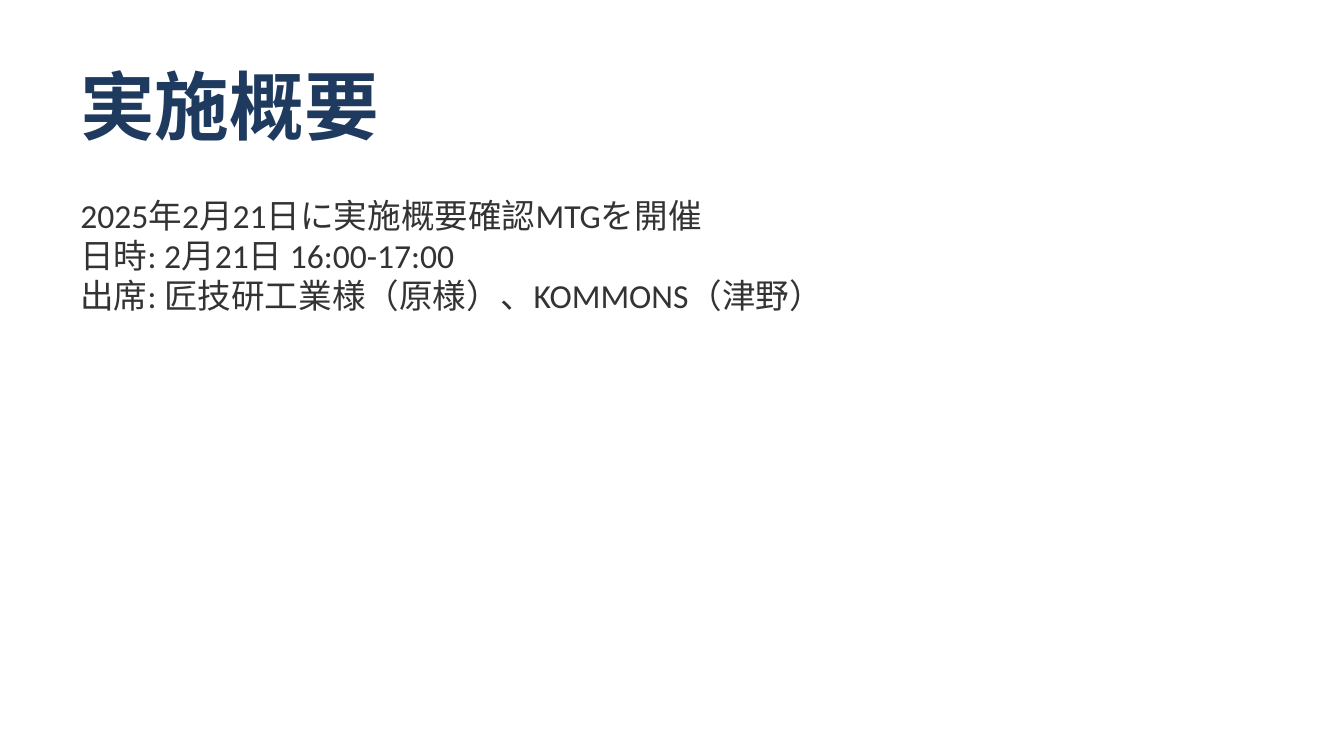
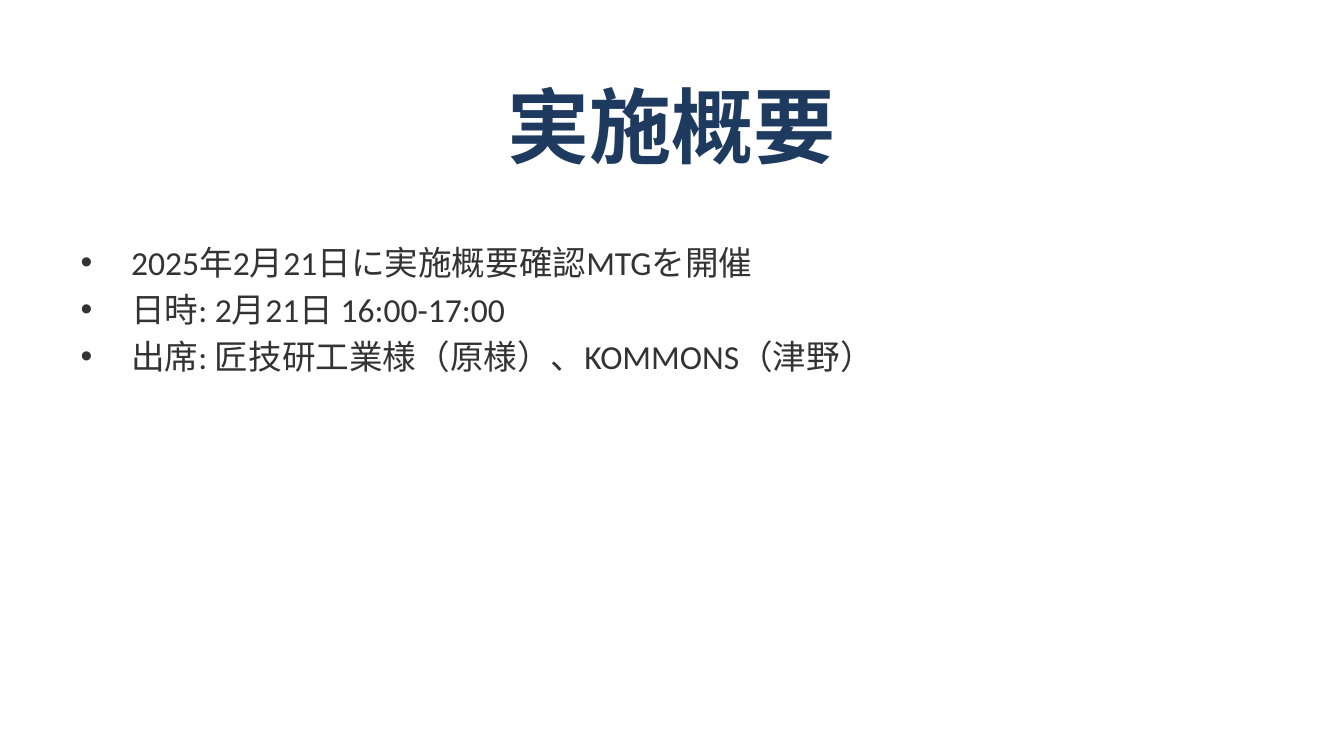
Before and after one commit to shoichitsuno-collab/MySpace_Shoichi-Tsuno, a slide deck: slide 2 of 匠技研工業プロジェクト_オンボーディング計画.pptx. Drawn at 1344x756 pixels with LibreOffice and Linux fonts; fonts in the diff are those of the drawing. Boxes give left, top, right and bottom in pixels: in the first picture for what was removed or moved away, otherwise in the second. Text is boxed around its words. In the diff, an @@ line names an element or a change of style, - is before the commit and + after.

```diff
--- a/匠技研工業プロジェクト_オンボーディング計画.pptx
+++ b/匠技研工業プロジェクト_オンボーディング計画.pptx
@@ title "実施概要" moved from (x1=80, y1=70, x2=378, y2=141) to (x1=508, y1=87, x2=836, y2=165) @@
@@ title "実施概要" at (x1=508, y1=87, x2=836, y2=165): size 40 to 44 pt; alignment left to centre; vertical alignment top to middle @@
@@ text at (x1=131, y1=248, x2=874, y2=372): text changed @@
-2025年2月21日に実施概要確認MTGを開催
-日時: 2月21日 16:00-17:00
-出席: 匠技研工業様（原様）、KOMMONS（津野）
+• 2025年2月21日に実施概要確認MTGを開催
+• 日時: 2月21日 16:00-17:00
+• 出席: 匠技研工業様（原様）、KOMMONS（津野）
```
Also in this commit, not shown: 13 other slides changed.
